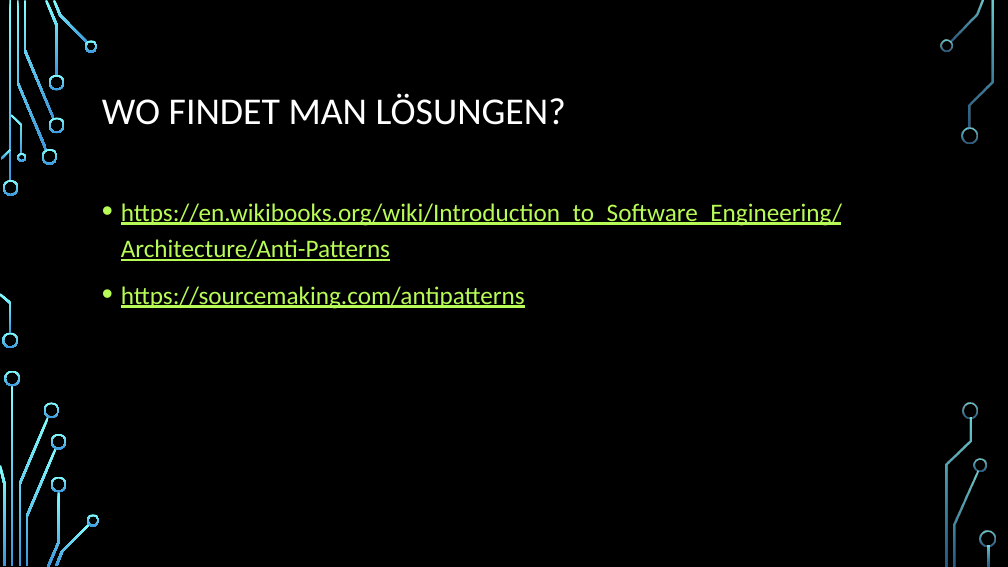
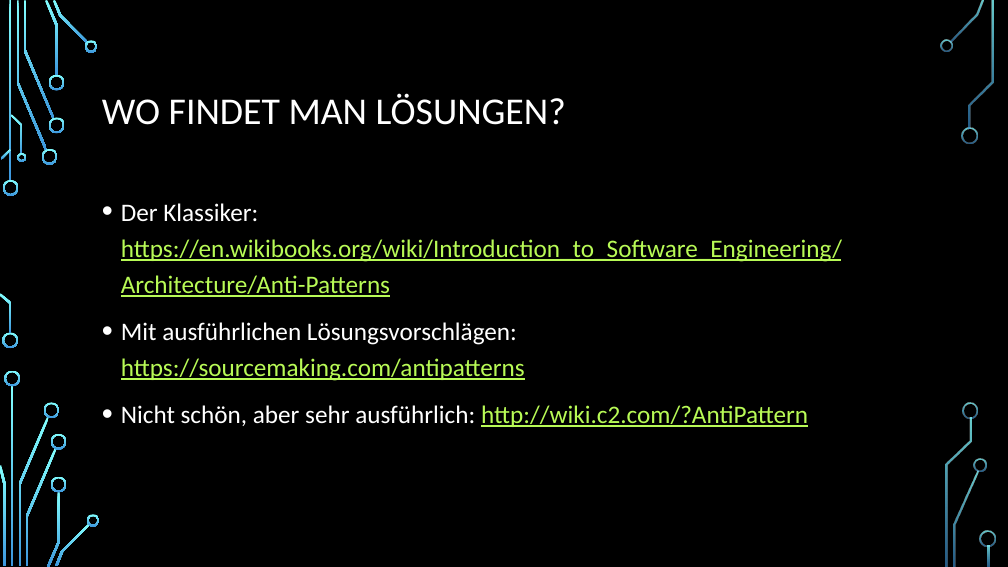
Before and after one commit to joshuaschu/E-Portfolio_Anti-Patterns, a slide deck: slide 16 of Anti-Patterns.pptx (slide 15 before the commit). Drawn at 1008x567 pixels with LibreOffice and Linux fonts; fonts in the diff are those of the drawing; background and template pictures are left out. Boxes give left, top, right and bottom in pixels: in the first picture for what was removed or moved away, otherwise in the second. Text is boxed around its words. In the diff, an @@ line names an element or a change of style, - is before the commit and + after.

Commit message:
finished presentation

```diff
--- a/Anti-Patterns.pptx
+++ b/Anti-Patterns.pptx
@@ text at box(121, 203, 842, 427): text changed @@
-• https://en.wikibooks.org/wiki/Introduction_to_Software_Engineering/Architecture/Anti-Patterns
-• https://sourcemaking.com/antipatterns
+• Der Klassiker: https://en.wikibooks.org/wiki/Introduction_to_Software_Engineering/Architecture/Anti-Patterns
+• Mit ausführlichen Lösungsvorschlägen: https://sourcemaking.com/antipatterns
+• Nicht schön, aber sehr ausführlich: http://wiki.c2.com/?AntiPattern
```
Also in this commit, not shown: 3 other slides changed, 1 slide added.
